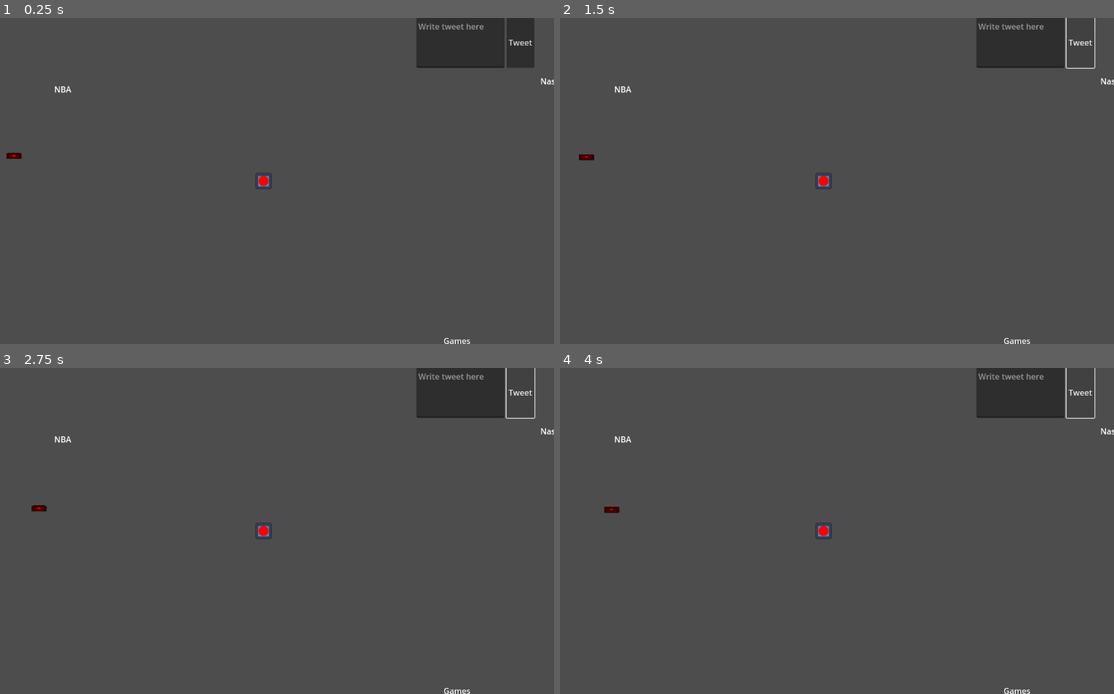
Above: before the commit, frames 1-4 (two rows, left to right).
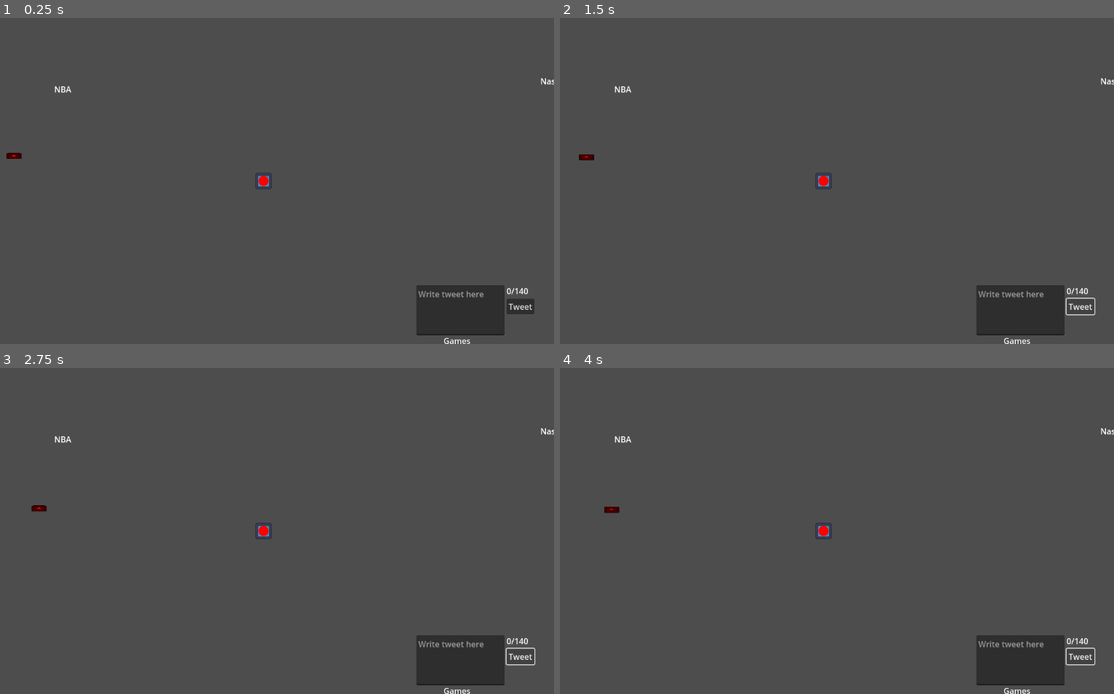
Above: after the commit, the same moments.

Repository: loiveli/FGJ2025
Game: Godot game, scene res://Root.tscn
Same seed, same stepped clock (60 frames per second), same inputs: the game is played once before the commit and once after it. The engine's default icon, where the game draws it, is replaced by a stand-in: a white triangle on a blue panel in a dark square.
Inputs:
- Up to frame 1 (0.25 s): no input
- Up to frame 2 (1.5 s): click "Tweet" at 0.5 s; click "Tweet" at 1.25 s
- Up to frame 3 (2.75 s): click "Tweet" at 2 s
- Up to frame 4 (4 s): tap Enter at 2.75 s; tap Space at 3.5 s

The runs differ from the first frame. In frame 1, 5.7% of the frame differs, in the area x 75-97%, y 0-98%; in frame 2, 5.0%; in frame 3, 5.0%; in frame 4, 5.0%.
Error after the commit: Invalid call. Nonexistent function 'instance' in base 'PackedScene'. (res://tweet_list.gd:10)

Commit message:
Lot of stuff

Diff:
--- a/Root.tscn
+++ b/Root.tscn
@@ -1,18 +1,30 @@
-[gd_scene load_steps=7 format=3 uid="uid://bponl4tqx263q"]
+[gd_scene load_steps=12 format=3 uid="uid://bponl4tqx263q"]
 
 [ext_resource type="Texture2D" uid="uid://bpabpnwc0e5yf" path="res://icon.svg" id="1_1ctoo"]
 [ext_resource type="Script" path="res://player.gd" id="2_43n2e"]
 [ext_resource type="Script" path="res://tweet.gd" id="3_063s7"]
+[ext_resource type="Script" path="res://tweet_list.gd" id="3_fxa6y"]
+[ext_resource type="Script" path="res://TweetEdit.gd" id="3_vcubs"]
 [ext_resource type="PackedScene" uid="uid://hprip2fjn5c7" path="res://bubble.tscn" id="4_1fda2"]
+[ext_resource type="Script" path="res://tweet_character_label.gd" id="4_lodnv"]
 [ext_resource type="PackedScene" uid="uid://dfr54ojd8lgxj" path="res://api/api.tscn" id="4_vjfwk"]
 [ext_resource type="Script" path="res://enemy.gd" id="6_46yek"]
+
+[sub_resource type="InputEventKey" id="InputEventKey_oxstc"]
+device = -1
+keycode = 4194309
+
+[sub_resource type="Shortcut" id="Shortcut_364db"]
+events = [SubResource("InputEventKey_oxstc")]
 
 [node name="Node2D" type="Node2D"]
 
 [node name="Player" type="CharacterBody2D" parent="." node_paths=PackedStringArray("tweetButton")]
+process_priority = 1
+process_physics_priority = 1
 position = Vector2(500, 250)
 script = ExtResource("2_43n2e")
-tweetButton = NodePath("DebugUI/HBoxContainer/Button")
+tweetButton = NodePath("TwitterUI/NewTweet/VBoxContainer/TweetButton")
 
 [node name="PlayerSprite" type="Sprite2D" parent="Player"]
 scale = Vector2(0.25, 0.25)
@@ -24,31 +36,48 @@
 
 [node name="Camera2D" type="Camera2D" parent="Player"]
 
-[node name="DebugUI" type="GridContainer" parent="Player"]
+[node name="TwitterUI" type="VBoxContainer" parent="Player"]
 offset_left = 303.0
-offset_top = -325.0
-offset_right = 571.0
-offset_bottom = 331.0
+offset_top = -304.0
+offset_right = 550.0
+offset_bottom = 307.0
 size_flags_horizontal = 3
 size_flags_vertical = 3
+alignment = 2
 
-[node name="HBoxContainer" type="HBoxContainer" parent="Player/DebugUI"]
+[node name="TweetList" type="VBoxContainer" parent="Player/TwitterUI"]
+clip_contents = true
+layout_mode = 2
+size_flags_vertical = 3
+script = ExtResource("3_fxa6y")
+
+[node name="NewTweet" type="HBoxContainer" parent="Player/TwitterUI"]
 layout_mode = 2
 
-[node name="TextEdit" type="TextEdit" parent="Player/DebugUI/HBoxContainer"]
+[node name="TweetEdit" type="TextEdit" parent="Player/TwitterUI/NewTweet"]
 custom_minimum_size = Vector2(175, 100)
 layout_mode = 2
 placeholder_text = "Write tweet here"
 wrap_mode = 1
+script = ExtResource("3_vcubs")
 
-[node name="Button" type="Button" parent="Player/DebugUI/HBoxContainer" node_paths=PackedStringArray("player", "tweetText", "API")]
+[node name="VBoxContainer" type="VBoxContainer" parent="Player/TwitterUI/NewTweet"]
+layout_mode = 2
+
+[node name="TweetCharacterLabel" type="Label" parent="Player/TwitterUI/NewTweet/VBoxContainer" node_paths=PackedStringArray("tweetEdit")]
+layout_mode = 2
+script = ExtResource("4_lodnv")
+tweetEdit = NodePath("../../TweetEdit")
+
+[node name="TweetButton" type="Button" parent="Player/TwitterUI/NewTweet/VBoxContainer" node_paths=PackedStringArray("player", "tweetText", "API")]
 custom_minimum_size = Vector2(25, 0)
 layout_mode = 2
+shortcut = SubResource("Shortcut_364db")
 text = "Tweet"
 script = ExtResource("3_063s7")
-player = NodePath("../../..")
-tweetText = NodePath("../TextEdit")
-API = NodePath("../../../../API")
+player = NodePath("../../../..")
+tweetText = NodePath("../../TweetEdit")
+API = NodePath("../../../../../API")
 
 [node name="Enemy" type="CharacterBody2D" parent="." node_paths=PackedStringArray("player")]
 position = Vector2(0, 200)
@@ -91,4 +120,8 @@
 position = Vector2(-178, 484)
 bubble = "Movies"
 
-[connection signal="pressed" from="Player/DebugUI/HBoxContainer/Button" to="Player/DebugUI/HBoxContainer/Button" method="_on_pressed"]
+[connection signal="text_changed" from="Player/TwitterUI/NewTweet/TweetEdit" to="Player/TwitterUI/NewTweet/TweetEdit" method="_on_text_changed"]
+[connection signal="text_changed" from="Player/TwitterUI/NewTweet/TweetEdit" to="Player/TwitterUI/NewTweet/VBoxContainer/TweetCharacterLabel" method="_on_tweet_edit_text_changed"]
+[connection signal="pressed" from="Player/TwitterUI/NewTweet/VBoxContainer/TweetButton" to="Player/TwitterUI/NewTweet/VBoxContainer/TweetButton" method="_on_pressed"]
+[connection signal="tweet_sent" from="Player/TwitterUI/NewTweet/VBoxContainer/TweetButton" to="Player/TwitterUI/TweetList" method="_on_add_tweet"]
+[connection signal="tweet_sent" from="Player/TwitterUI/NewTweet/VBoxContainer/TweetButton" to="Player/TwitterUI/NewTweet/TweetEdit" method="_on_tweet_button_tweet_sent"]
--- /dev/null
+++ b/TweetEdit.gd
@@ -0,0 +1,27 @@
+extends TextEdit
+
+
+# Called when the node enters the scene tree for the first time.
+@export var LIMIT: int = 140
+var current_text = ''
+var cursor_line = 0
+var cursor_column = 0
+
+
+func _on_text_changed() -> void:
+	var new_text: String = self.text
+	if new_text.length() > LIMIT:
+		self.text = current_text
+		# when replacing the text, the cursor will get moved to the beginning of the
+		# text, so move it back to where it was
+		self.set_caret_line(cursor_line)
+		self.set_caret_column(cursor_column)
+
+	current_text = self.text
+	# save current position of cursor for when we have reached the limit
+	cursor_line = self.get_caret_line()
+	cursor_column = self.get_caret_column()
+
+
+func _on_tweet_button_tweet_sent(text: String) -> void:
+	clear()
--- a/player.gd
+++ b/player.gd
@@ -24,6 +24,7 @@
 		if move:
 			position = Vector2(250,250)
 			print(move)
+			targetPosition = position
 		queue_redraw()
 	else:
 		position = targetPosition
--- a/tweet.gd
+++ b/tweet.gd
@@ -1,6 +1,7 @@
 extends Button
 
 signal tweet_received(result)
+signal tweet_sent(text: String)
 
 @export var player: CharacterBody2D
 @export var tweetText: TextEdit
@@ -12,7 +13,7 @@
 func _on_pressed() -> void:
 	var tweet = tweetText.text
 	var bubbles = player.bubbles.keys()
-	print(tweet)
+	tweet_sent.emit(tweet)
 	if bubblesSent:
 		var result = await API.get_similarity_async(tweet)
 		tweet_received.emit(result)
--- /dev/null
+++ b/tweet_character_label.gd
@@ -0,0 +1,9 @@
+extends Label
+@export var tweetEdit: TextEdit
+
+
+func _ready():
+	text = str(len(tweetEdit.text)) + "/140"
+
+func _on_tweet_edit_text_changed() -> void:
+	text = str(len(tweetEdit.text)) + "/140"
--- /dev/null
+++ b/tweet_container.gd
@@ -0,0 +1,13 @@
+extends VBoxContainer
+
+@export var tweetText: Label
+@export var tweetLikes: Label
+@export var tweetRetweet: Label
+
+
+
+
+func initTweet(text: String,likes: int = randi_range(0,1000 ), retweets: int = randi_range(0,1000 )):
+	tweetText.text = text
+	tweetLikes.text = str(likes)
+	tweetRetweet.text = str(retweets)
--- /dev/null
+++ b/tweet_container.tscn
@@ -0,0 +1,24 @@
+[gd_scene load_steps=2 format=3 uid="uid://dji37qm3ocvmc"]
+
+[ext_resource type="Script" path="res://tweet_container.gd" id="1_ni4l5"]
+
+[node name="TweetContainer" type="VBoxContainer" node_paths=PackedStringArray("tweetText", "tweetLikes", "tweetRetweet")]
+custom_minimum_size = Vector2(0, 50)
+script = ExtResource("1_ni4l5")
+tweetText = NodePath("TweetText")
+tweetLikes = NodePath("TweetStats/TweetLikes")
+tweetRetweet = NodePath("TweetStats/TweetRetweet")
+
+[node name="TweetText" type="Label" parent="."]
+custom_minimum_size = Vector2(0, 50)
+layout_mode = 2
+autowrap_mode = 3
+
+[node name="TweetStats" type="HBoxContainer" parent="."]
+layout_mode = 2
+
+[node name="TweetLikes" type="Label" parent="TweetStats"]
+layout_mode = 2
+
+[node name="TweetRetweet" type="Label" parent="TweetStats"]
+layout_mode = 2
--- /dev/null
+++ b/tweet_list.gd
@@ -0,0 +1,12 @@
+extends VBoxContainer
+
+# Called when the node enters the scene tree for the first time.
+func _ready() -> void:
+	pass # Replace with function body.
+
+
+# Called every frame. 'delta' is the elapsed time since the previous frame.
+func _on_add_tweet(text):
+	var tweet = load("res://tweet_container.tscn").instance()
+	tweet.initTweet(text)
+	add_child(tweet)
